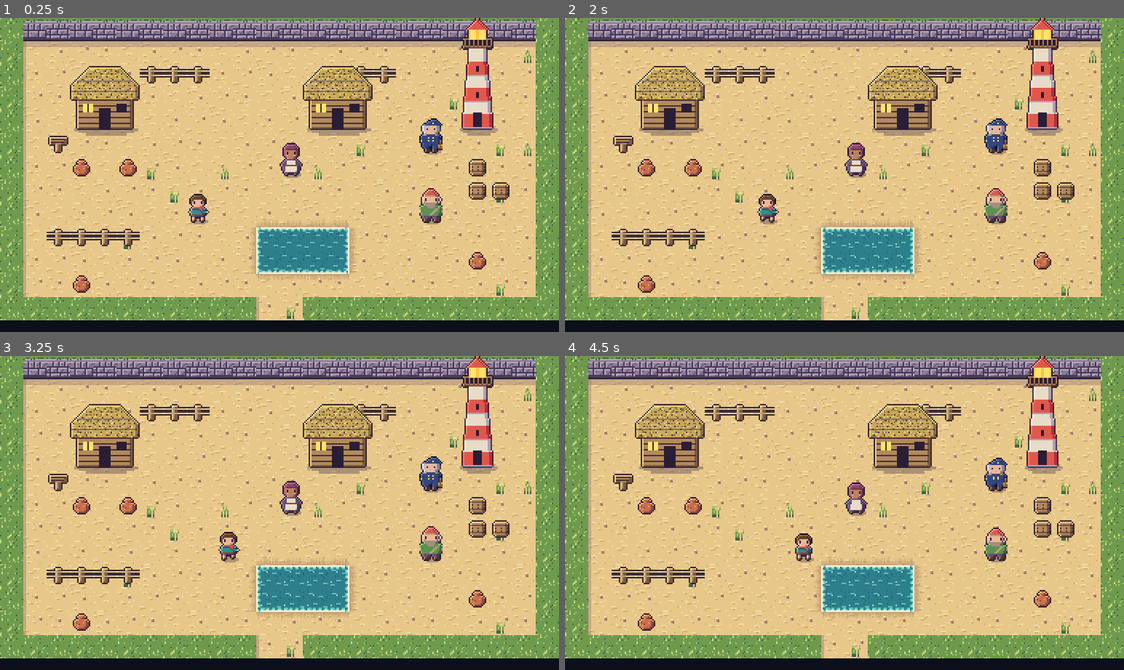
Above: before the commit, frames 1-4 (two rows, left to right).
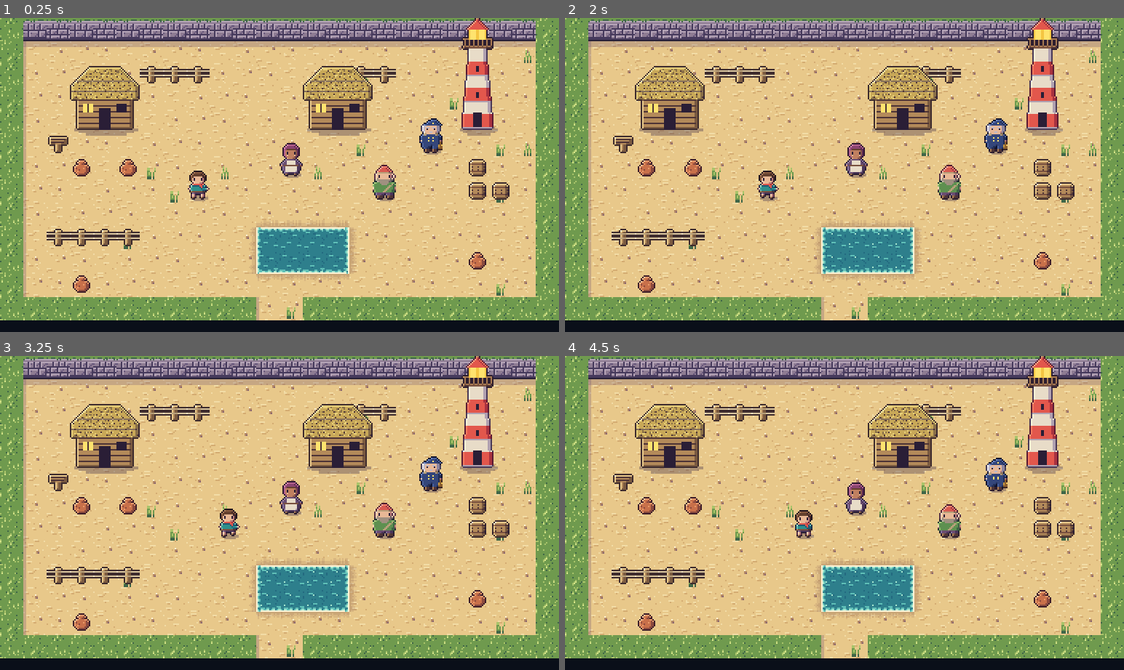
Above: after the commit, the same moments.

Repository: ashciraulo/Leviathan
Game: Godot game, scene res://rooms/room_0_-1.tscn
Two runs of this game, one before a commit and one after it. Both use one fixed random seed, a clock stepped at 60 frames per second and the inputs below. This scene is started directly instead of the project's main scene.
Inputs (mouse positions are in pixels of both pictures, inside the frame that each line leads up to):
- Up to frame 1 (0.25 s): no input
- Up to frame 2 (2 s): tap Enter at 0.5 s; move the mouse to (967, 159) at 0.52 s; hold D (move_right) 0.53-1.28 s; hold J (attack) 0.53-1.28 s; tap K (interact) at 0.8, 1.35 s; move the mouse to (732, 190) at 1.27 s; hold S (move_down) from 1.28 s (still down); tap J (attack) at 1.55 s
- Up to frame 3 (3.25 s): move the mouse to (335, 443) at 2.02 s; release S (move_down) at 2.03 s; hold D (move_right) 2.03-2.78 s; hold J (attack) 2.03-2.78 s; tap K (interact) at 2.3 s; move the mouse to (251, 575) at 2.77 s; hold W (move_up) from 2.78 s (still down); tap H (hum) at 2.85 s; tap J (attack) at 3.05 s
- Up to frame 4 (4.5 s): move the mouse to (1012, 560) at 3.52 s; release W (move_up) at 3.53 s; hold K (interact) 3.53-4.28 s; hold A (move_left) from 3.53 s (still down); tap Escape (pause) at 4.15 s; move the mouse to (676, 465) at 4.27 s; tap U (item_1) at 4.35 s

The runs differ from the first frame. In frame 1, 1.1% of the frame differs, in the area x 33-80%, y 46-66%; in frame 2, 1.1%; in frame 3, 1.1%, in the area x 39-80%, y 46-66%; in frame 4, 1.1%.

Commit message:
One fixed, smaller dialogue box; speakers placed clear of it
- The box no longer moves or resizes: always 376x32 at the bottom
  (two lines, about 15% of the screen). The portrait frame pokes a few
  pixels above it with the name tab beside it
- Long speeches split over more pages (HESSA_2B, HESSA_3B, MARGA_2B)
- Rooms keep people Wren talks to (and readable signs) on rows 0-8, so
  they and Wren standing below them stay clear of the box; the smoke test
  checks every room's layout and the on-screen positions
- Dunstan and Pell move up to row 7, Dunstan off Hessa's column
- Hull lines only after meeting Hessa, so going to the Hull first can't
  skip her introduction
- NPCs are AnimatableBody2D so walkers keep their collision in step

Co-Authored-By: Claude Opus 5.5 <noreply@anthropic.com>
Claude-Session: https://claude.ai/code/session_01UYEn5W5LpGkpUT361h8ASu

Diff:
--- a/locale/strings.csv
+++ b/locale/strings.csv
@@ -19,8 +19,10 @@
 ROOM_WRECK_STRAND,Wreck Strand
 NAME_HESSA,Old Hessa
 HESSA_1,"Wren! There you are. Come round where I can see you. My ears are gone, child, but my eyes still work."
-HESSA_2,"Last night the bell on the point went quiet. Folk in grey robes rowed off with it, singing. I felt it through the floorboards."
-HESSA_3,"The Drowned Choir, they call themselves. Seven bells keep the Old One sleeping, and they mean to take every one."
+HESSA_2,"Last night the bell on the point went quiet. Folk in grey robes rowed off with it, singing."
+HESSA_2B,I felt it through the floorboards.
+HESSA_3,"The Drowned Choir, they call themselves."
+HESSA_3B,"Seven bells keep the Old One sleeping, and they mean to take every one."
 HESSA_4,You have the ear I lost. You'll hear where the bells are hidden. The first one sang out from the east.
 HESSA_5,"Past the tidepools, into the Brinewood. There's an old ship rotting in the mangroves. Start there."
 HESSA_6,"Keep your lamp lit, keeper. I'll keep mine."
@@ -47,7 +49,7 @@
 NAME_MARGA,Marga
 NAME_DUNSTAN,Dunstan
 NARRATE_WREN_NODS,Wren nods.
-NARRATE_WREN_LAMP_YES,"Wren lifts the lamp and flashes it once. Yes."
+NARRATE_WREN_LAMP_YES,Wren lifts the lamp and flashes it once. Yes.
 NARRATE_DUNSTAN_ROPE,"Dunstan shoulders a coil of rope and wanders off towards the smokehouse, very slowly."
 SIGN_SALTMARROW,"Saltmarrow. Mind the lamp, mind the tide."
 HESSA_HULL_1,You've been inside that old hull. I can smell the bilge on you from here.
@@ -67,7 +69,8 @@
 PELL_HULL_1,You went in the Rotting Hull?! Was it full of ghosts?
 PELL_HULL_2,Mum says it's full of ghosts. I said I'd go and check. She said no.
 MARGA_1,Keeper. Good. Do me a kindness?
-MARGA_2,"My smokehouse rack's come down, and Dunstan's got the only good rope in Saltmarrow. Tell him Marga's asking. Nicely."
+MARGA_2,"My smokehouse rack's come down, and Dunstan's got the only good rope in Saltmarrow."
+MARGA_2B,Tell him Marga's asking. Nicely.
 MARGA_WAITING,"Dunstan's down by the barrels, most likely. Asleep on his feet."
 MARGA_THANKS_1,"He said yes? Without grumbling? Keeper, you've a gift."
 MARGA_THANKS_2,"Come by when you're back. There'll be smoked eel, and you'll be eating it."
--- a/rooms/room_0_-1.tscn
+++ b/rooms/room_0_-1.tscn
@@ -13,8 +13,8 @@
 #...H.........H.....L..#
 #.n...............h....#
 #..o.o......3.......u..#
-#...................uu.#
-#.......2.........4....#
+#.......2.......4...uu.#
+#......................#
 #.ffff.....~~~~........#
 #..........~~~~.....o..#
 #..o...................#
--- a/scripts/dialogue/conversations.gd
+++ b/scripts/dialogue/conversations.gd
@@ -27,21 +27,21 @@
 
 const TALKS := {
 	"hessa": [
-		{"if": ["entered_hull"], "lines": ["HESSA_HULL_1", "HESSA_HULL_2"]},
+		{"if": ["met_hessa", "entered_hull"], "lines": ["HESSA_HULL_1", "HESSA_HULL_2"]},
 		{"if": ["met_hessa"], "lines": ["HESSA_AGAIN"]},
 		{
 			"set": ["met_hessa"],
-			"lines": ["HESSA_1", "HESSA_2", "HESSA_3", "HESSA_4", "HESSA_5", ["", "NARRATE_WREN_LAMP_YES"], "HESSA_6"],
+			"lines": ["HESSA_1", "HESSA_2", "HESSA_2B", "HESSA_3", "HESSA_3B", "HESSA_4", "HESSA_5", ["", "NARRATE_WREN_LAMP_YES"], "HESSA_6"],
 		},
 	],
 	"corrin": [
-		{"if": ["entered_hull"], "lines": ["CORRIN_HULL_1", "CORRIN_HULL_2"]},
+		{"if": ["met_hessa", "entered_hull"], "lines": ["CORRIN_HULL_1", "CORRIN_HULL_2"]},
 		{"if": ["talked_corrin_quest"], "lines": ["CORRIN_AGAIN"]},
 		{"if": ["met_hessa"], "set": ["talked_corrin_quest"], "lines": ["CORRIN_QUEST_1", "CORRIN_QUEST_2"]},
 		{"lines": ["CORRIN_1", "CORRIN_2"]},
 	],
 	"pell": [
-		{"if": ["entered_hull"], "lines": ["PELL_HULL_1", "PELL_HULL_2"]},
+		{"if": ["met_hessa", "entered_hull"], "lines": ["PELL_HULL_1", "PELL_HULL_2"]},
 		{"if": ["talked_pell_quest"], "lines": ["PELL_AGAIN"]},
 		{"if": ["met_hessa"], "set": ["talked_pell_quest"], "lines": ["PELL_QUEST_1", "PELL_QUEST_2"]},
 		{"lines": ["PELL_1", "PELL_2"]},
@@ -51,7 +51,7 @@
 		{"if": ["marga_thanked"], "lines": ["MARGA_AGAIN"]},
 		{"if": ["rope_promised"], "set": ["marga_thanked"], "lines": ["MARGA_THANKS_1", "MARGA_THANKS_2"]},
 		{"if": ["asked_for_rope"], "lines": ["MARGA_WAITING"]},
-		{"set": ["asked_for_rope"], "lines": ["MARGA_1", "MARGA_2", ["", "NARRATE_WREN_NODS"]]},
+		{"set": ["asked_for_rope"], "lines": ["MARGA_1", "MARGA_2", "MARGA_2B", ["", "NARRATE_WREN_NODS"]]},
 	],
 	"dunstan": [
 		{"if": ["rope_promised"], "lines": ["DUNSTAN_AGAIN"]},
@@ -89,17 +89,13 @@
 
 
 ## Start `speaker`'s current conversation: sets the branch's flags and opens
-## the dialogue box (kept clear of `node`, the one talking). Returns the
-## pages shown (empty if there was nothing).
-static func talk(speaker: String, node: Node2D = null) -> Array:
+## the dialogue box. Returns the pages shown (empty if there was nothing).
+static func talk(speaker: String) -> Array:
 	var branch := branch_for(speaker)
 	if branch.is_empty():
 		return []
 	for flag: String in branch.get("set", []):
 		GameState.set_flag(flag)
 	var shown := pages(speaker, branch)
-	if node:
-		for page: Dictionary in shown:
-			page["node"] = node
 	Events.conversation_requested.emit(shown)
 	return shown
--- a/scripts/ui/dialogue_box.gd
+++ b/scripts/ui/dialogue_box.gd
@@ -1,30 +1,31 @@
 class_name DialogueBox
 extends CanvasLayer
-## The talk box: a short dark panel, a name tab,
+## The talk box: a dark panel along the bottom of the screen, a name tab,
 ## a portrait of whoever is talking, and text that types itself out.
 ## Opened through Events.conversation_requested (pages with their own
 ## speakers, see Conversations) or Events.dialogue_requested (one speaker).
 ## Pages with no speaker are narration: no tab, no portrait, softer text.
-## The box sits along the bottom of the screen unless that would hide the
-## person talking (or Wren): then it moves to the top. Fixed-view rooms can
-## put people anywhere, so this is decided when the box opens.
+## The box always sits along the bottom of the screen, always the same size. Rooms keep the people Wren
+## talks to on rows the box can't cover (see LAST_SPEAKER_ROW).
 ## The game pauses while it is open. Interact or Sword finishes the page,
 ## then turns to the next one.
 
 const CHARS_PER_SECOND := 45.0
-## Three lines of text, kept short so it covers little of the room.
-const BOX_SIZE := Vector2(368, 48)
-const BOTTOM_BOX := Rect2(Vector2(8, 216 - 8 - 48), BOX_SIZE)
-## Below the HUD (breath and Resonance), with room for the name tab.
-const TOP_BOX := Rect2(Vector2(8, 42), BOX_SIZE)
-const MAX_LINES := 3
-const TEXT_MARGIN := Vector2(9, 5)
-## Roughly where a character's body is, around their feet (screen pixels).
-const BODY := Rect2(-10, -32, 20, 34)
-## The portrait sits in a frame at the left of the box; text moves over.
+const SCREEN := Vector2(384, 216)
+## One fixed size for every conversation: two lines of text, about 15% of
+## the screen. Longer speeches are split over more pages.
+const BOX := Rect2(4, 180, 376, 32)
+const PAD := Vector2(8, 4)
+const MAX_LINES := 2
+## The portrait sits at the left, its frame poking a few pixels above the
+## box; the name tab sits beside it.
 const PORTRAIT_SIZE := 32
-const PORTRAIT_AT := Vector2(7, 8)
-const PORTRAIT_TEXT_INDENT := 42.0
+const PORTRAIT_AT := Vector2(6, -5)
+const PORTRAIT_TEXT_INDENT := 40.0
+const TAB_HEIGHT := 14
+## The highest pixel anything in the box reaches (the name tab).
+const HIGHEST_POINT := 180 - TAB_HEIGHT
+const LAST_SPEAKER_ROW := 8
 ## Wren ignores Interact and Sword for this long after the box closes, so the
 ## press that closed it doesn't start a swing or reopen the talk.
 const CLOSE_GRACE_MSEC := 250
@@ -36,7 +37,6 @@
 var _text: Label
 var _name: Label
 var _pages: Array = []
-var _box := BOTTOM_BOX
 var _page := 0
 var _shown := 0.0
 var _blink := 0.0
@@ -57,8 +57,6 @@
 	add_child(_panel)
 
 	_text = Label.new()
-	_text.position = _box.position + TEXT_MARGIN
-	_text.size = _box.size - TEXT_MARGIN * 2.0
 	_text.autowrap_mode = TextServer.AUTOWRAP_WORD_SMART
 	_text.add_theme_font_size_override("font_size", UI.FONT_SIZE)
 	_text.add_theme_color_override("font_color", Palette.MENU_ACTIVE)
@@ -66,7 +64,6 @@
 	add_child(_text)
 
 	_name = Label.new()
-	_name.position = _box.position + Vector2(8, -13)
 	_name.add_theme_font_size_override("font_size", UI.FONT_SIZE)
 	_name.add_theme_color_override("font_color", Palette.SPEAKER)
 	add_child(_name)
@@ -83,17 +80,15 @@
 	open_pages(pages)
 
 
-## Pages are {"name": key or "", "portrait": Texture2D or null, "text": key},
-## plus optionally "node": the Node2D talking, so the box can keep clear of them.
+## Pages are {"name": key or "", "portrait": Texture2D or null, "text": key}.
 func open_pages(pages: Array) -> void:
 	if pages.is_empty():
 		return
 	_pages = pages
 	_page = 0
-	_box = choose_box(_speaker_node(pages), get_tree().get_first_node_in_group("player") as Node2D)
-	_name.position = _box.position + Vector2(8, -13)
 	visible = true
 	is_open = true
+	_name.position = _tab_rect().position + Vector2(4, 1)
 	get_tree().paused = true
 	_show_page()
 
@@ -129,8 +124,9 @@
 	_name.text = speaker
 	_name.visible = speaker != ""
 	var indent := PORTRAIT_TEXT_INDENT if current_portrait() else 0.0
-	_text.position = _box.position + TEXT_MARGIN + Vector2(indent, 0)
-	_text.size = _box.size - TEXT_MARGIN * 2.0 - Vector2(indent, 0)
+	_text.position = BOX.position + PAD + Vector2(indent, 0)
+	_text.size = Vector2(BOX.size.x - PAD.x * 2.0 - indent, BOX.size.y - PAD.y * 2.0)
+	_name.position = _tab_rect().position + Vector2(4, 1)
 	_text.add_theme_color_override("font_color", Palette.MENU_ACTIVE if speaker != "" else Palette.NARRATION)
 	_text.text = str(page.get("text", ""))
 	_text.visible_characters = 0
@@ -138,48 +134,19 @@
 	_panel.queue_redraw()
 
 
-## Bottom, unless that hides the speaker or Wren; then top, as long as the
-## top doesn't hide the speaker. The speaker always stays in view.
-static func choose_box(speaker: Node2D, player: Node2D) -> Rect2:
-	var bodies: Array[Rect2] = []
-	for node in [speaker, player]:
-		if node != null and node.is_inside_tree():
-			bodies.append(body_on_screen(node))
-	var bottom_clear := true
-	for body in bodies:
-		if body.intersects(BOTTOM_BOX.grow(2)):
-			bottom_clear = false
-	if bottom_clear:
-		return BOTTOM_BOX
-	if speaker != null and speaker.is_inside_tree() and body_on_screen(speaker).intersects(TOP_BOX.grow_individual(2, 16, 2, 2)):
-		return BOTTOM_BOX
-	return TOP_BOX
-
-
-## Where a character's body is on the screen, in the game's 384x216 pixels.
-static func body_on_screen(node: Node2D) -> Rect2:
-	var at := node.get_global_transform_with_canvas().origin
-	return Rect2(at + BODY.position, BODY.size)
-
-
-func _speaker_node(pages: Array) -> Node2D:
-	for page: Dictionary in pages:
-		var node := page.get("node") as Node2D
-		if node != null and is_instance_valid(node):
-			return node
-	return null
-
-
-func is_at_top() -> bool:
-	return _box == TOP_BOX
-
-
-## How many lines a page of text takes in the box (for checking that every
-## line in every language fits in MAX_LINES).
+## The name tab: beside the portrait when there is one.
+func _tab_rect() -> Rect2:
+	var x := BOX.position.x + 4
+	if current_portrait():
+		x += PORTRAIT_AT.x + PORTRAIT_SIZE + 2
+	return Rect2(Vector2(x, BOX.position.y - TAB_HEIGHT), Vector2(_name.get_minimum_size().x + 8, TAB_HEIGHT))
+
+
+## How many lines a page of text takes in the box.
 func lines_for(text_key: String, with_portrait: bool) -> int:
 	var indent := PORTRAIT_TEXT_INDENT if with_portrait else 0.0
 	var probe := _text.duplicate() as Label
-	probe.size = BOX_SIZE - TEXT_MARGIN * 2.0 - Vector2(indent, 0)
+	probe.size = Vector2(BOX.size.x - PAD.x * 2.0 - indent, 200)
 	probe.visible_characters = -1
 	probe.text = text_key
 	add_child(probe)
@@ -218,25 +185,26 @@
 
 
 func _draw_panel() -> void:
-	var box := _box
+	var box := BOX
 	_panel.draw_rect(box.grow(1), Palette.OUTLINE)
 	_panel.draw_rect(box, Palette.TALK_BG)
 	_panel.draw_rect(Rect2(box.position, Vector2(box.size.x, 1)), Palette.TALK_EDGE)
 	if _name.visible:
-		var tab := Rect2(box.position + Vector2(4, -14), Vector2(_name.get_minimum_size().x + 8, 14))
+		var tab := _tab_rect()
 		_panel.draw_rect(tab.grow(1), Palette.OUTLINE)
 		_panel.draw_rect(tab, Palette.TALK_BG)
 		_panel.draw_rect(Rect2(tab.position, Vector2(tab.size.x, 1)), Palette.TALK_EDGE)
 	var portrait := current_portrait()
 	if portrait:
-		var frame := Rect2(box.position + PORTRAIT_AT - Vector2(2, 2), Vector2.ONE * (PORTRAIT_SIZE + 4))
+		var at := box.position + PORTRAIT_AT
+		var frame := Rect2(at - Vector2.ONE, Vector2.ONE * (PORTRAIT_SIZE + 2))
 		_panel.draw_rect(frame.grow(1), Palette.OUTLINE)
 		_panel.draw_rect(frame, Palette.TALK_EDGE)
 		_panel.draw_rect(frame.grow(-1), Palette.PORTRAIT_BG)
-		_panel.draw_texture(portrait, box.position + PORTRAIT_AT)
+		_panel.draw_texture(portrait, at)
 	# A small wave mark bobs in the corner when the page is done.
 	if page_done() and int(_blink * 3.0) % 2 == 0:
-		var at := box.end - Vector2(12, 8)
-		_panel.draw_rect(Rect2(at, Vector2(5, 1)), Palette.SPEAKER)
-		_panel.draw_rect(Rect2(at + Vector2(1, 1), Vector2(3, 1)), Palette.SPEAKER)
-		_panel.draw_rect(Rect2(at + Vector2(2, 2), Vector2(1, 1)), Palette.SPEAKER)
+		var mark := box.end - Vector2(12, 7)
+		_panel.draw_rect(Rect2(mark, Vector2(5, 1)), Palette.SPEAKER)
+		_panel.draw_rect(Rect2(mark + Vector2(1, 1), Vector2(3, 1)), Palette.SPEAKER)
+		_panel.draw_rect(Rect2(mark + Vector2(2, 2), Vector2(1, 1)), Palette.SPEAKER)
--- a/scripts/world/npc.gd
+++ b/scripts/world/npc.gd
@@ -1,5 +1,5 @@
 class_name Npc
-extends StaticBody2D
+extends AnimatableBody2D
 ## Someone Wren can talk to. Walk up, face them and press Interact.
 ## What they say comes from Conversations, chosen by story flags.
 ## Rooms place people by letter (see LETTERS and Room).
@@ -60,6 +60,8 @@
 	_spec = KINDS[kind]
 	add_to_group("interactable")
 	add_to_group("npc")
+	# Walkers move by position; this keeps their collision in step.
+	sync_to_physics = false
 	Layers.assign(self, Layers.WORLD, [])
 	add_child(Layers.rect_shape(Vector2(12, 7), Vector2(0, -3.5)))
 	add_child(Art.shadow())
@@ -117,7 +119,7 @@
 
 
 func interact() -> void:
-	if Conversations.talk(kind, self).is_empty():
+	if Conversations.talk(kind).is_empty():
 		return
 	_talking = true
 	_sprite.frame = _spec["talk"]
--- a/scripts/world/prop.gd
+++ b/scripts/world/prop.gd
@@ -47,4 +47,4 @@
 
 ## Reading a sign: narration, no speaker.
 func interact() -> void:
-	Events.conversation_requested.emit([{"name": "", "portrait": null, "text": text_key, "node": self}])
+	Events.conversation_requested.emit([{"name": "", "portrait": null, "text": text_key}])
--- a/tests/screenshots.gd
+++ b/tests/screenshots.gd
@@ -153,17 +153,6 @@
 			await _wait(1.5)
 			await _capture("27_dunstan_portrait")
 		await _finish_talk(game)
-		# Someone low on the screen: the box moves to the top.
-		if people.has("pell"):
-			var pell: Npc = people["pell"]
-			pell.position = Vector2(8 * Room.TILE + 8, 11 * Room.TILE + 12)
-			game.player.global_position = pell.global_position + Vector2(0, -16)
-			game.player.facing = Vector2.DOWN
-			await _wait(0.2)
-			game.player.try_interact()
-			await _wait(2.0)
-			await _capture("28_box_moves_up")
-			await _finish_talk(game)
 
 	# 8. Opening a chest in the Hull's galley.
 	GameState.set_checkpoint(Vector2i(9, 9), Vector2(15 * Room.TILE + 8, 4 * Room.TILE + 4))
--- a/tests/smoke_test.gd
+++ b/tests/smoke_test.gd
@@ -58,6 +58,12 @@
 			continue
 		var rows := Room.parse_layout(room.layout)
 		var problem := Room.validate_layout(rows)
+		# People (and readable signs) stand where the dialogue box can't cover them.
+		for y in rows.size():
+			for x in rows[y].length():
+				var tile := rows[y][x]
+				if Npc.LETTERS.has(tile) or (tile == "n" and room.sign_key != ""):
+					_check(y <= DialogueBox.LAST_SPEAKER_ROW, "%s: '%s' on row %d would sit behind the dialogue box (keep to rows 0-%d)" % [file, tile, y, DialogueBox.LAST_SPEAKER_ROW])
 		_check(problem == "", file + ": " + problem)
 		_check(room.name_key != "" and tr(room.name_key) != room.name_key, file + " has a translated name")
 		var parts := file.get_basename().trim_prefix("room_").split("_")
@@ -201,6 +207,7 @@
 	_check(game.current_room.coord == Vector2i(10, 10), "walking into the hole enters the Rotting Hull (in %s)" % game.current_room.coord)
 	_check(GameState.dungeon == "hull", "GameState knows Wren is in the Hull")
 	_check(GameState.has_flag("entered_hull"), "entering the Hull sets a story flag")
+	_check(Conversations.branch_for("pell")["lines"][0] == "PELL_HULL_1", "Pell asks about the Hull")
 	_check(Conversations.branch_for("hessa")["lines"][0] == "HESSA_HULL_1", "Hessa has news for Wren after the Hull")
 
 	# A chest in the Galley holds the key for the Bilge's hatch.
@@ -260,6 +267,9 @@
 func _test_villagers() -> void:
 	GameState.reset_new_game()
 	_check(not GameState.has_flag("asked_for_rope"), "a new game has no story flags")
+	GameState.set_flag("entered_hull")
+	_check(Conversations.branch_for("hessa").get("set", []).has("met_hessa"), "going to the Hull first still gets Hessa's introduction")
+	GameState.clear_flag("entered_hull")
 	GameState.set_flag("x")
 	_check(GameState.has_flag("x") and GameState.flags_match(["x"], ["y"]), "flags set and match")
 	GameState.clear_flag("x")
@@ -277,6 +287,11 @@
 			sign = child
 	for who in ["hessa", "pell", "marga", "dunstan"]:
 		_check(people.has(who), "%s lives in Saltmarrow" % who)
+	# On screen, each of them, and Wren standing just below to talk, stays
+	# above the tallest the dialogue box (and its name tab) ever gets.
+	for who in people:
+		var feet: float = people[who].get_global_transform_with_canvas().origin.y
+		_check(feet + Room.TILE < DialogueBox.HIGHEST_POINT, "%s and Wren stay clear of the dialogue box (%d vs %d)" % [who, feet + Room.TILE, DialogueBox.HIGHEST_POINT])
 	for who in Conversations.TALKS:
 		_check(not Conversations.branch_for(who).is_empty(), "%s always has something to say" % who)
 		for branch: Dictionary in Conversations.TALKS[who]:
@@ -313,7 +328,6 @@
 	_check(box != null and box.current_page()["name"] == "NAME_MARGA", "the tab names Marga")
 	_finish_talk(game)
 	_check(GameState.has_flag("asked_for_rope"), "Marga's errand is remembered")
-	_check(not box.is_at_top(), "with Marga mid-screen, the box stays at the bottom")
 	await _wait(0.4)
 	player.global_position = people["dunstan"].global_position + Vector2(0, 14)
 	await _wait(0.1)
@@ -337,19 +351,6 @@
 		var from_x: float = people["pell"].position.x
 		await _wait(4.0)
 		_check(absf(people["pell"].position.x - from_x) > 2.0, "Pell runs about the village")
-
-	# Someone low on the screen: the box moves up so it doesn't cover them.
-	people["dunstan"].position.y = 11 * Room.TILE + 12
-	player.global_position = people["dunstan"].global_position + Vector2(0, -14)
-	player.facing = Vector2.DOWN
-	await _wait(0.1)
-	_check(player.try_interact(), "Wren can talk to Dunstan from above")
-	await _wait(0.05)
-	_check(box.is_at_top(), "the box moves to the top when the speaker is low on screen")
-	var body := DialogueBox.body_on_screen(people["dunstan"])
-	_check(not body.intersects(DialogueBox.TOP_BOX), "the top box keeps clear of Dunstan")
-	_finish_talk(game)
-	await _wait(0.4)
 
 	# The village sign reads out.
 	_check(sign != null and sign.is_in_group("interactable"), "the village sign can be read")
